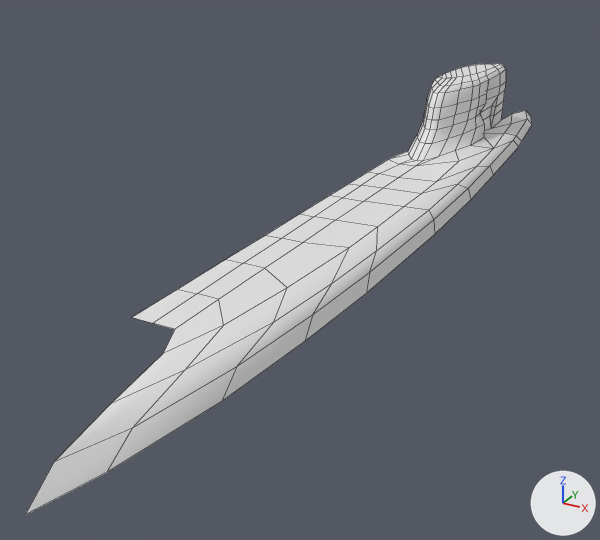
The FBX model Assets/Resources/Backgrounds/Western/Mesh_FallsReflect.fbx as it was, and as the next commit left it.
Camera for both pictures: a 50 mm camera at (0.091, -0.387, 0.099) aimed at (-0.062, -0.109, -0.04). The axes (+X, +Y, +Z) are drawn at lower right. The lights are the same throughout. Mesh edges are drawn as thin lines. Materials are left out; every surface is plain grey. Where no turn or scale is listed for an object, it has been applied to the vertices.

Names of what the first picture shows: 'WesternFallsReflect'.
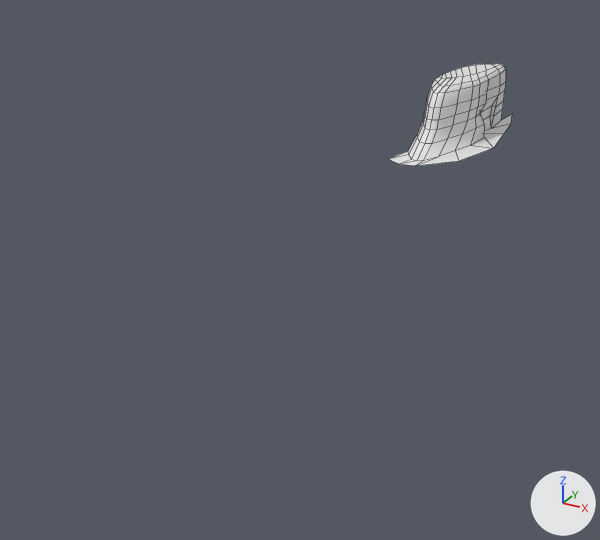
Changed parts and their boxes [x1, y1, x2, y2] in the pictures (600 x 540 px):
'WesternFallsReflect', reshaped (76% narrower, 77% shorter)
    before: [25, 63, 532, 515]
    after: [390, 63, 512, 166]
part 1 of me_westernfallsreflect, deleted
    before: [25, 110, 532, 515]

The change in detail:
me_westernfallsreflect is used by ob_westernfallsreflect; location (-0.0163, -0.0004, -0.0013).
me_westernfallsreflect had 176 vertices, 153 faces and spanned x -0.043..0.003, y -0.289..0.137, z -0.021..0.019.
me_westernfallsreflect now has 112 vertices, 99 faces and spans x -0.043..-0.005, y -0.032..0.101, z -0.013..0.019.
Part 1, on me_westernfallsreflect:
64 vertices are removed from x -0.043..0.003, y -0.289..0.137, z -0.021..-0.011.
54 faces are deleted.
